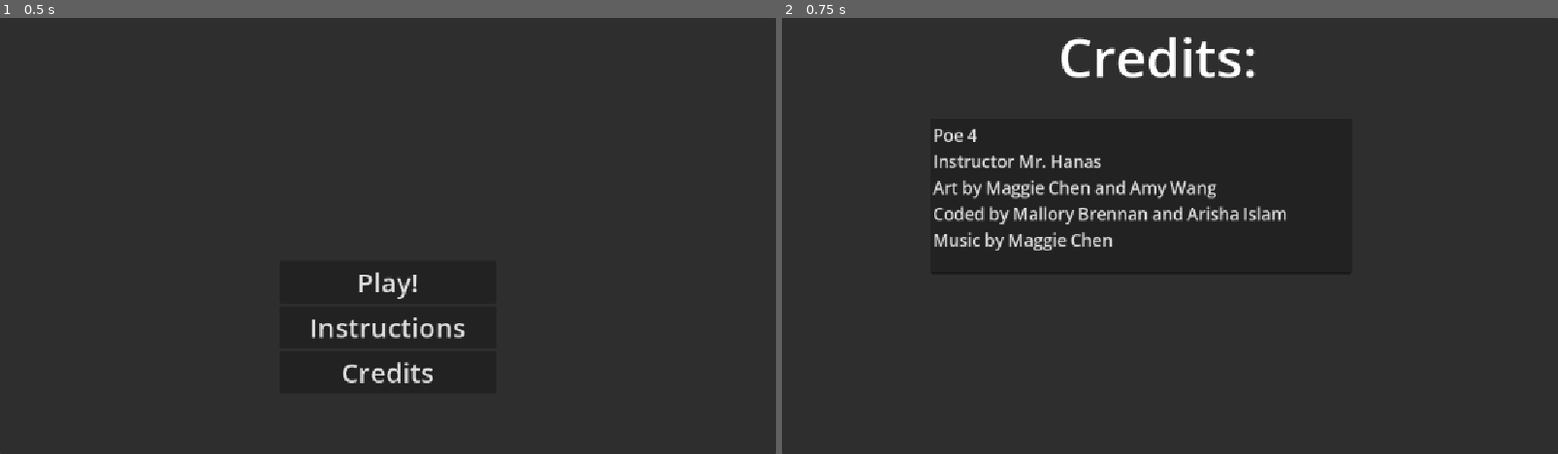
Above: before the commit, frames 1-2 (left to right).
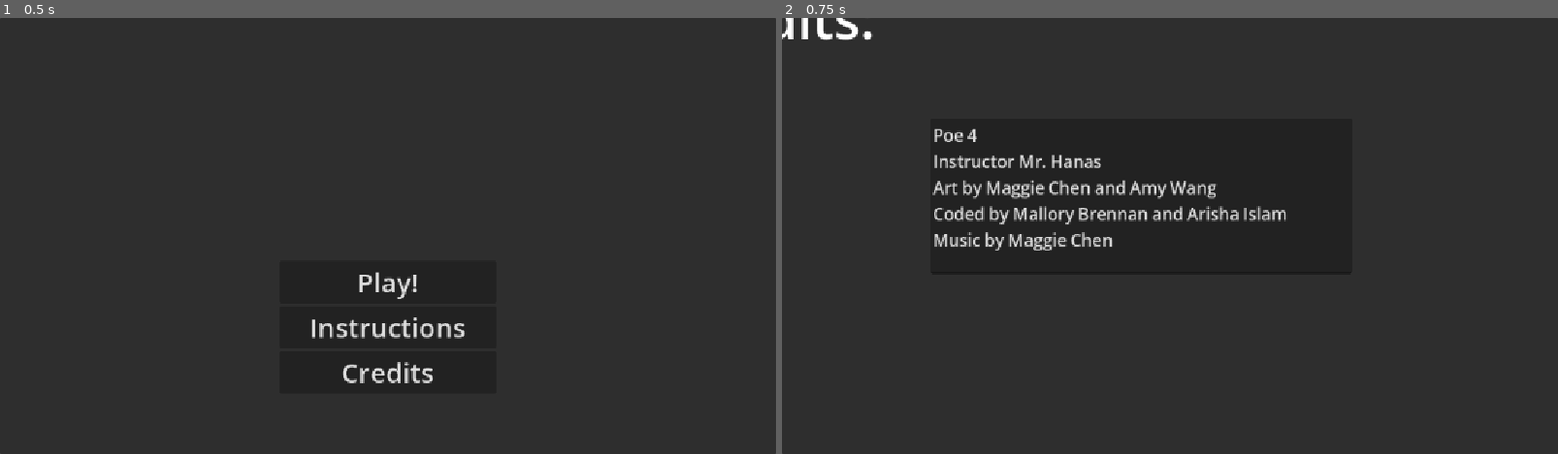
Above: after the commit, the same moments.

Repository: arislam-cs28/mamas-sustaineria
Game: Godot game, scene res://Scenes/Main/main_menu.tscn
The game is run twice, just before and just after one commit, with the same random seed, the same clock (stepped at 60 frames per second) and the same inputs.
Inputs:
- Up to frame 1 (0.5 s): no input
- Up to frame 2 (0.75 s): click "Credits" at 0.5 s

Frame 1 is identical in both runs. In frame 2, 1.2% of the frame differs, in the area x 0-61%, y 0-14%.

Commit message:
Updated digital timer sprite scene tree location

Diff:
--- a/Scenes/Main/Credits.tscn
+++ b/Scenes/Main/Credits.tscn
@@ -7,14 +7,11 @@
 offset_bottom = 648.0
 
 [node name="Label" type="Label" parent="." unique_id=586009581]
-anchors_preset = 5
-anchor_left = 0.5
-anchor_right = 0.5
-offset_left = 410.0
-offset_top = 2.0
-offset_right = 727.0
-offset_bottom = 112.0
+anchors_preset = 15
+anchor_right = 1.0
+anchor_bottom = 1.0
 grow_horizontal = 2
+grow_vertical = 2
 theme_override_font_sizes/font_size = 80
 text = "Credits: "
 
Renamed: Sprites/Sorting/IMG_1589.png -> Sprites/digi_clock.png
Not shown, added: Sprites/digi_clock.png.import
